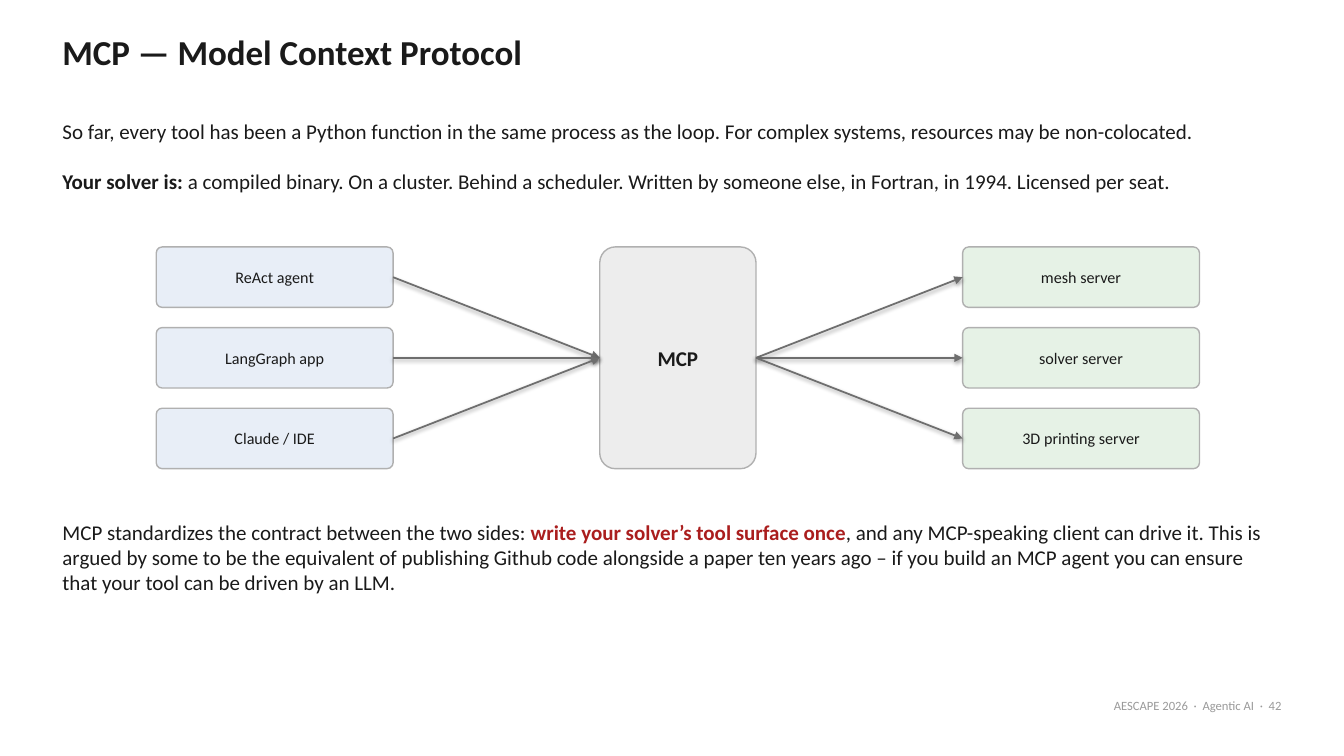
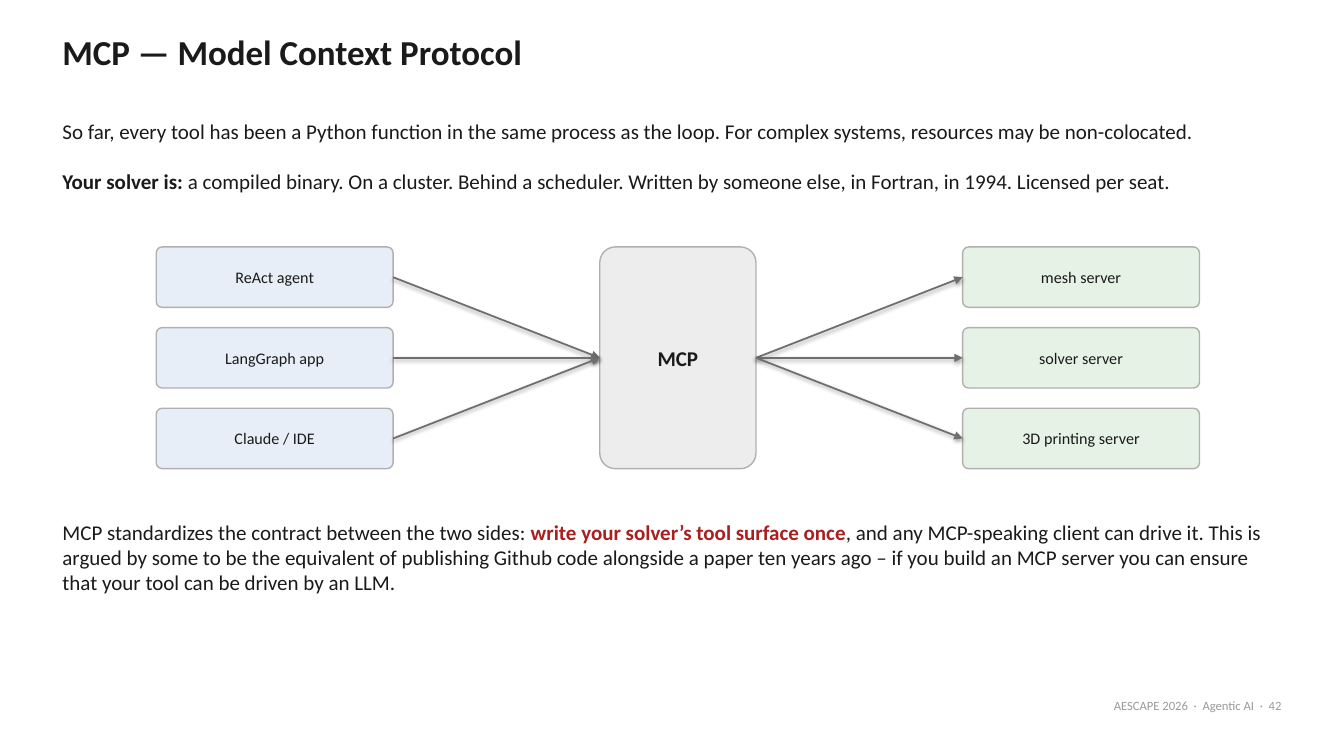
Before and after one commit to natrask/AESCAPE, a slide deck: slide 42 of slides/agentic_ai_intro.pptx. Drawn at 1344x756 pixels with LibreOffice and Linux fonts; fonts in the diff are those of the drawing. Boxes give left, top, right and bottom in pixels: in the first picture for what was removed or moved away, otherwise in the second. Text is boxed around its words. In the diff, an @@ line names an element or a change of style, - is before the commit and + after.

```diff
--- a/slides/agentic_ai_intro.pptx
+++ b/slides/agentic_ai_intro.pptx
@@ text at (62,525,1261,594): text changed @@
-MCP standardizes the contract between the two sides: write your solver’s tool surface once, and any MCP-speaking client can drive it. This is argued by some to be the equivalent of publishing Github code alongside a paper ten years ago – if you build an MCP agent you can ensure that your tool can be driven by an LLM.
+MCP standardizes the contract between the two sides: write your solver’s tool surface once, and any MCP-speaking client can drive it. This is argued by some to be the equivalent of publishing Github code alongside a paper ten years ago – if you build an MCP server you can ensure that your tool can be driven by an LLM.
```
Also in this commit, not shown: 9 other slides changed, 1 other file.
